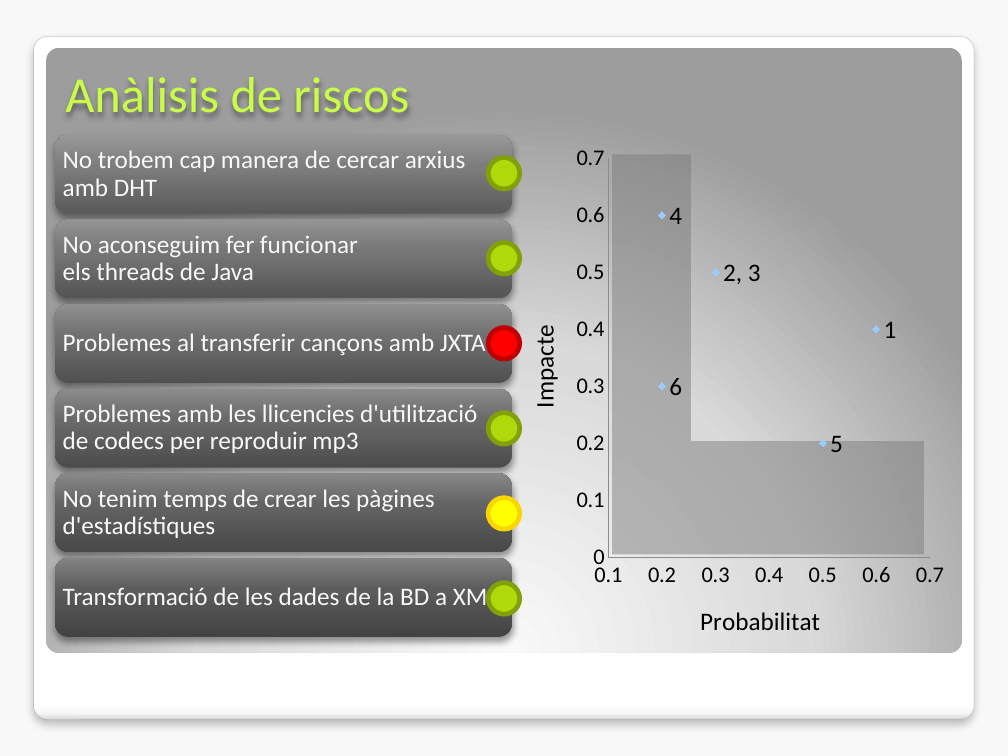
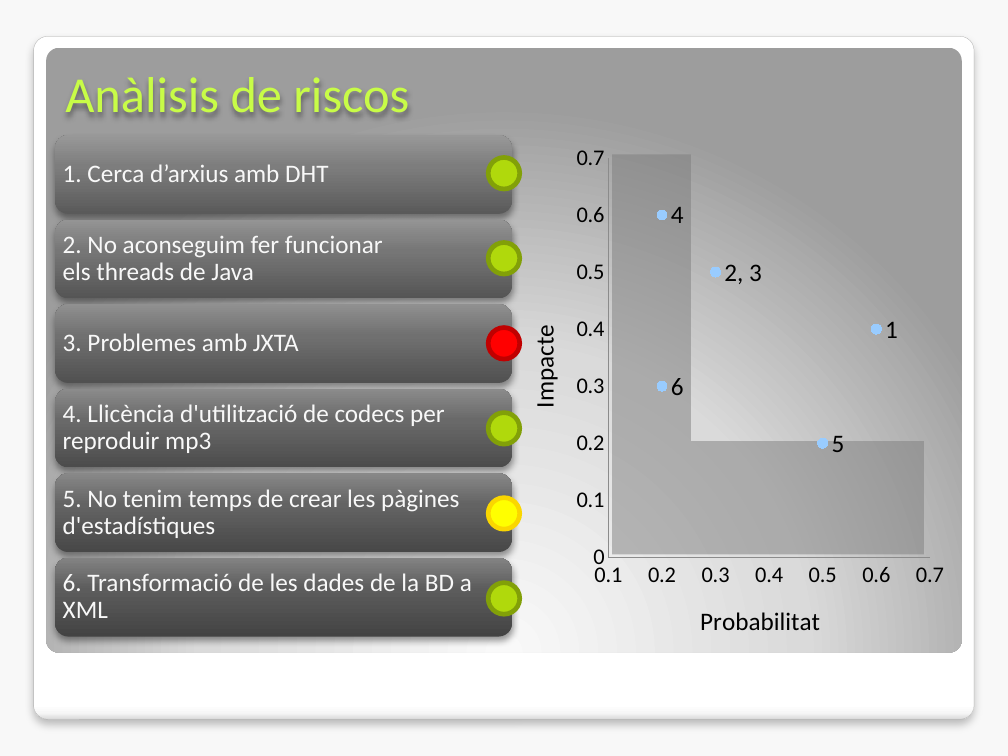
Before and after one commit to rxuriguera/pxc2, a slide deck: slide 7 of docs/seguiment/Seguiment.pptx. Drawn at 1008x756 pixels with LibreOffice and Linux fonts; fonts in the diff are those of the drawing; background and template pictures are left out. Boxes give left, top, right and bottom in pixels: in the first picture for what was removed or moved away, otherwise in the second. Text is boxed around its words. In the diff, an @@ line names an element or a change of style, - is before the commit and + after.

```diff
--- a/docs/seguiment/Seguiment.pptx
+++ b/docs/seguiment/Seguiment.pptx
@@ text at (63, 164, 328, 182): text changed @@
-No trobem cap manera de cercar arxius amb DHT
+1. Cerca d’arxius amb DHT
@@ text at (63, 236, 383, 280): text changed @@
-No aconseguim fer funcionar els threads de Java
+2. No aconseguim fer funcionar els threads de Java
@@ text at (63, 333, 299, 351): text changed @@
-Problemes al transferir cançons amb JXTA
+3. Problemes amb JXTA
@@ text at (63, 404, 445, 453): text changed @@
-Problemes amb les llicencies d'utilització de codecs per reproduir mp3
+4. Llicència d'utilització de codecs per reproduir mp3
@@ text at (63, 489, 459, 538): text changed @@
-No tenim temps de crear les pàgines d'estadístiques
+5. No tenim temps de crear les pàgines d'estadístiques
@@ text at (63, 573, 472, 618): text changed @@
-Transformació de les dades de la BD a XML
+6. Transformació de les dades de la BD a XML
```
Also in this commit, not shown: 4 other slides changed, 2 other files.
